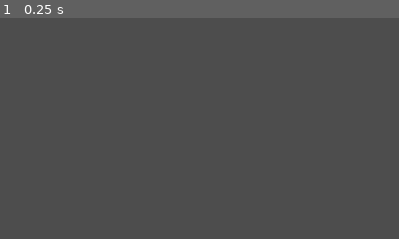
Above: before the commit, frame 1.
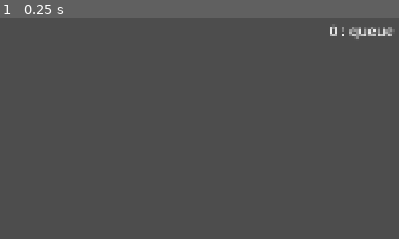
Above: after the commit, the same moment.

Repository: Aisudoragon/logic-gates
Game: Godot game, scene res://scenes/levels/playground/playground.tscn
The game is run twice, just before and just after one commit, with the same random seed, the same clock (stepped at 60 frames per second) and the same inputs. The engine's default icon, where the game draws it, is replaced by a stand-in: a white triangle on a blue panel in a dark square.
Inputs:
- Up to frame 1 (0.25 s): no input
The pictures show only the part of the screen within x 50-100%, y 0-50%; the shares and areas given below are measured in that part.

The runs differ from the first frame. In frame 1, 0.4% of the frame differs, in the area x 82-99%, y 4-10%.

Commit message:
Added small debug info just in case

Diff:
--- a/scenes/interfaces/editor_interface.gd
+++ b/scenes/interfaces/editor_interface.gd
@@ -1,6 +1,21 @@
 extends CanvasLayer
 
 signal mode_selected(mode: EditorMode.Selected)
+@onready var debug_coordinates: Label = $DebugCoordinates
+@onready var debug_zoom_level: Label = $DebugZoomLevel
+@onready var debug_queue_size: Label = $DebugQueueSize
+
+
+func update_coordinates(mouse_pos: Vector2i) -> void:
+	debug_coordinates.text = "%d, %d" % [mouse_pos.x, mouse_pos.y]
+
+
+func update_zoom_level(zoom: float) -> void:
+	debug_zoom_level.text = "zoom: %.3f" % zoom
+
+
+func update_queue_size(size: int) -> void:
+	debug_queue_size.text = "%d : queue" % size
 
 
 func _on_select_things_pressed() -> void:
--- a/scenes/interfaces/editor_interface.tscn
+++ b/scenes/interfaces/editor_interface.tscn
@@ -97,6 +97,29 @@
 icon_alignment = 1
 vertical_icon_alignment = 0
 
+[node name="DebugCoordinates" type="Label" parent="."]
+anchors_preset = -1
+offset_left = 20.0
+offset_top = 20.0
+theme_override_font_sizes/font_size = 35
+
+[node name="DebugZoomLevel" type="Label" parent="."]
+anchors_preset = -1
+offset_left = 20.0
+offset_top = 60.0
+theme_override_font_sizes/font_size = 35
+
+[node name="DebugQueueSize" type="Label" parent="."]
+anchors_preset = 1
+anchor_left = 1.0
+anchor_right = 1.0
+offset_left = -21.0
+offset_top = 20.0
+offset_right = -13.0
+offset_bottom = 43.0
+grow_horizontal = 0
+theme_override_font_sizes/font_size = 35
+
 [connection signal="pressed" from="HBoxContainer/SelectThings" to="." method="_on_select_things_pressed"]
 [connection signal="pressed" from="HBoxContainer/DrawWire" to="." method="_on_draw_wire_pressed"]
 [connection signal="pressed" from="HBoxContainer/PlaceStartEnd" to="." method="_on_place_start_end_pressed"]
--- a/scenes/levels/playground/camera_2d.gd
+++ b/scenes/levels/playground/camera_2d.gd
@@ -1,6 +1,6 @@
 extends Camera2D
 
-var zoomSpeed: float = 0.05
+var zoomSpeed: float = 0.025
 var zoomMin: float = 0.05
 var zoomMax: float = 2.0
 var dragSensitivity: float = 1.0
@@ -20,6 +20,9 @@
 		elif event_mb.button_index == MOUSE_BUTTON_WHEEL_DOWN:
 			zoom -= Vector2(zoomSpeed, zoomSpeed)
 		zoom = clamp(zoom, Vector2(zoomMin, zoomMin), Vector2(zoomMax, zoomMax))
+
+		$"../EditorInterface".update_zoom_level(zoom.x)
+
 	if event is InputEventMouseMotion and Input.is_mouse_button_pressed(MOUSE_BUTTON_MIDDLE):
 		var event_mm: InputEventMouseMotion = event
 		position -= event_mm.relative * dragSensitivity / zoom
--- a/scenes/levels/playground/playground.gd
+++ b/scenes/levels/playground/playground.gd
@@ -4,7 +4,12 @@
 @onready var wires: Wires = $Wires
 
 
+func _process(_delta: float) -> void:
+	$EditorInterface.update_queue_size(wires.get_queue_size())
+
+
 func _unhandled_input(event: InputEvent) -> void:
+	$EditorInterface.update_coordinates(wires.get_mouse_pos())
 	match mode_selected:
 		EditorMode.Selected.SELECT:
 			if event.is_action_pressed(&"place"):
--- a/scenes/levels/playground/wires.gd
+++ b/scenes/levels/playground/wires.gd
@@ -1,5 +1,6 @@
 class_name Wires extends Node2D
 
+const ORDER_EXECUTES := 1500
 var order_queue: Array[Callable]
 var buffer_position: Array[Vector2i]
 var rotated: bool = false
@@ -15,8 +16,12 @@
 		execute_queue()
 
 
+func get_queue_size() -> int:
+	return order_queue.size()
+
+
 func execute_queue() -> void:
-	for i in range(1500):
+	for i in range(ORDER_EXECUTES):
 		if order_queue.is_empty():
 			return
 		var do_now: Callable = order_queue.pop_front()
